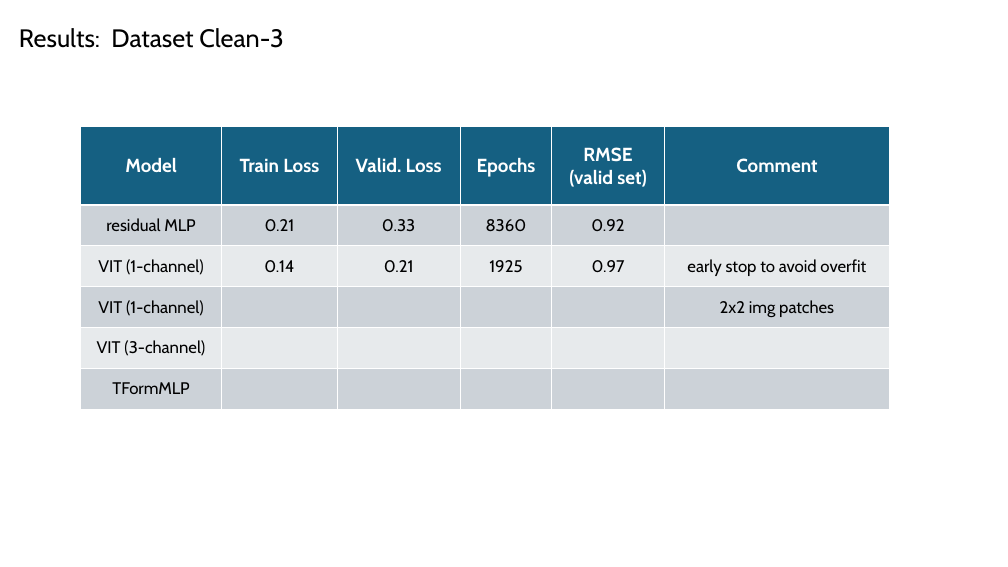
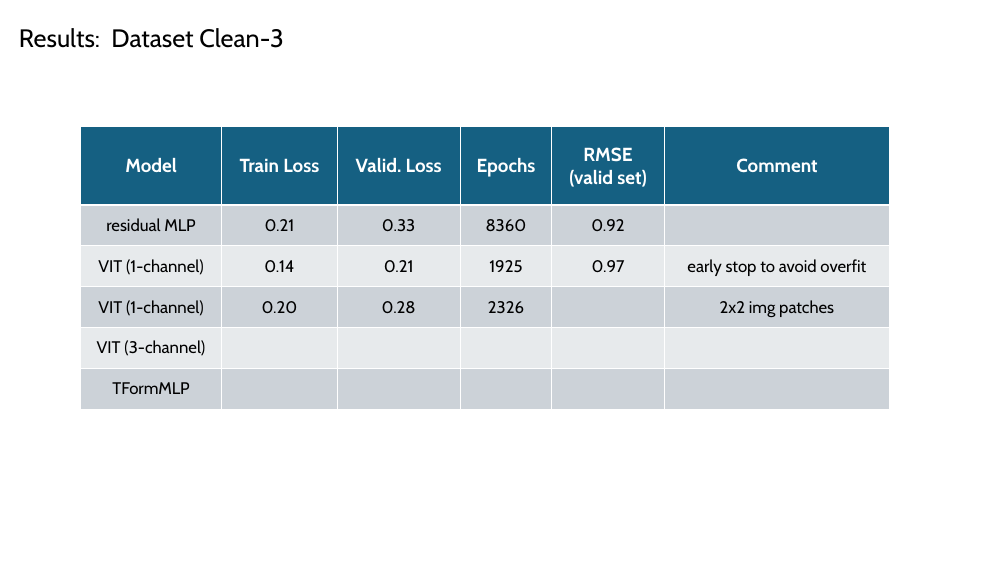
Before and after one commit to planaria158/BERT-antibody-antigen-binding-energy, a slide deck: slide 14 of Homework-aAlphaBio.pptx. Drawn at 1008x567 pixels with LibreOffice and Linux fonts; fonts in the diff are those of the drawing. Boxes give left, top, right and bottom in pixels: in the first picture for what was removed or moved away, otherwise in the second. Text is boxed around its words. In the diff, an @@ line names an element or a change of style, - is before the commit and + after.

Commit message:
slide deck

```diff
--- a/Homework-aAlphaBio.pptx
+++ b/Homework-aAlphaBio.pptx
@@ table at [80, 127, 890, 410] @@
-row 4: VIT (1-channel) |  |  |  |  | 2x2 img patches
+row 4: VIT (1-channel) | 0.20 | 0.28 | 2326 |  | 2x2 img patches
```
Also in this commit, not shown: 3 other files.
